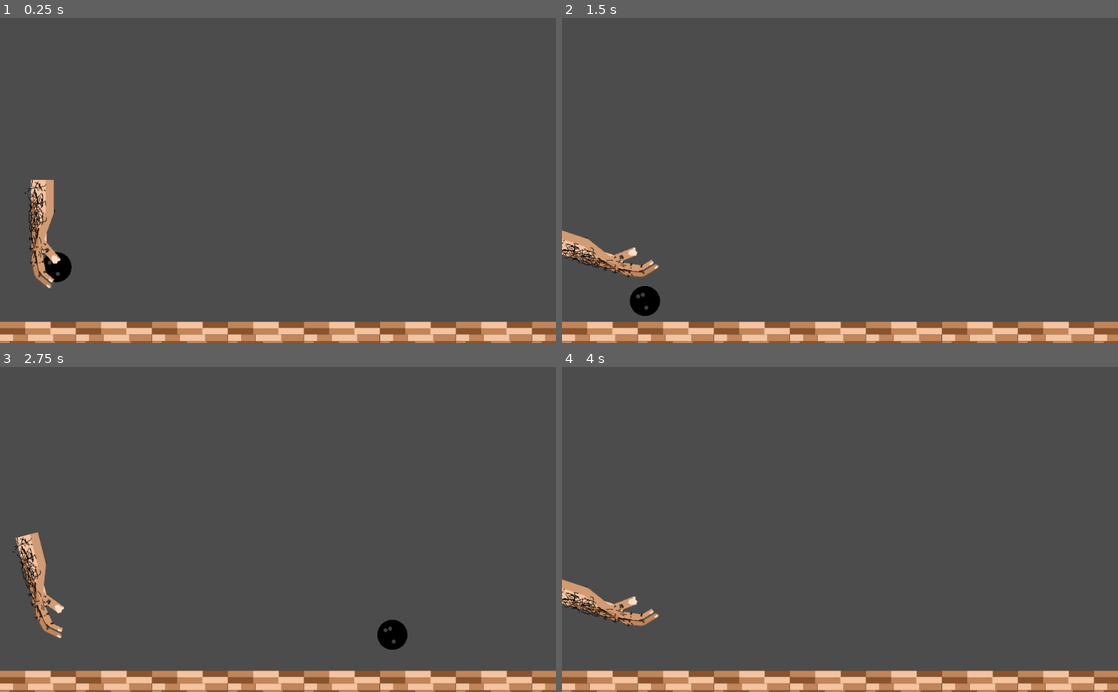
Above: before the commit, frames 1-4 (two rows, left to right).
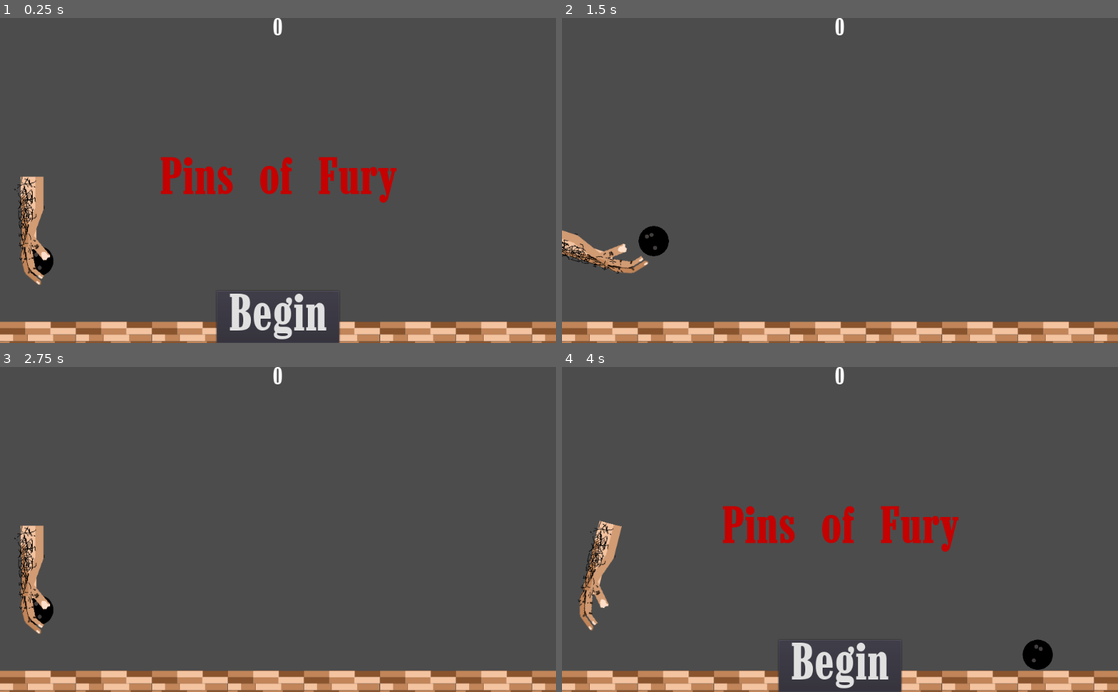
Above: after the commit, the same moments.

Repository: colinthomas-z80/CS315_Project1
Game: Godot game, scene res://Level.tscn
The game is run twice, just before and just after one commit, with the same random seed, the same clock (stepped at 60 frames per second) and the same inputs.
Inputs (mouse positions are in pixels of both pictures, inside the frame that each line leads up to):
- Up to frame 1 (0.25 s): no input
- Up to frame 2 (1.5 s): click (840, 317) at 0.5 s, where only the run after the commit has a clickable "Begin"; hold Right (ui_right) from 1.28 s (still down); tap Space (launch) at 1.35 s
- Up to frame 3 (2.75 s): tap R (r, bound only after the commit) at 1.55 s; release Right (ui_right) at 2 s; click (278, 666) at 2 s, where only the run after the commit has a clickable "Begin"
- Up to frame 4 (4 s): hold Left (ui_left) 2.78-3.53 s; tap R (r, bound only after the commit) at 2.85, 3.8 s; tap Space (launch) at 3.05, 3.6 s; hold Right (ui_right) from 3.53 s (still down)

The runs differ from the first frame. In frame 1, 6.2% of the frame differs, in the area x 2-72%, y 0-100%; in frame 2, 1.7%; in frame 3, 1.9%; in frame 4, 6.6%, in the area x 0-89%, y 0-100%.

Commit message:
add README.md. add text around the screen and more game function

Diff:
--- /dev/null
+++ b/HUD.gd
@@ -0,0 +1,41 @@
+extends CanvasLayer
+
+signal start_game
+
+
+func show_message(text):
+	$Message.text = text
+	$Message.show()
+
+
+func show_game_over():
+	show_message("Pins of Fury")
+	update_score(0)
+	$StartButton.show()
+
+
+func update_score(score):
+	$ScoreLabel.text = str(score)
+
+# Declare member variables here. Examples:
+# var a = 2
+# var b = "text"
+
+
+# Called when the node enters the scene tree for the first time.
+
+
+
+
+# Called every frame. 'delta' is the elapsed time since the previous frame.
+#func _process(delta):
+#	pass
+
+func newGame():
+	show_game_over()
+
+
+func _on_StartButton_pressed():
+	$StartButton.hide()
+	$Message.hide()
+	emit_signal("start_game")
--- /dev/null
+++ b/LaunchedButton.gd
@@ -0,0 +1,16 @@
+extends Button
+
+
+# Declare member variables here. Examples:
+# var a = 2
+# var b = "text"
+
+
+# Called when the node enters the scene tree for the first time.
+func _ready():
+	pass # Replace with function body.
+
+
+# Called every frame. 'delta' is the elapsed time since the previous frame.
+#func _process(delta):
+#	pass
--- /dev/null
+++ b/Level.gd
@@ -0,0 +1,50 @@
+extends Node2D
+
+var inGame = false
+
+# Declare member variables here. Examples:
+# var a = 2
+# var b = "text"
+
+func _process(delta):
+	if Input.is_action_just_pressed("r"):
+		inGame = false
+		$BallRestartMessage.hide()
+		gameOver()
+
+func newGame():
+	$BallRestartMessage.hide()
+	$Arm.start()
+	$Ball.start($BallStartPos.position)
+	inGame = true
+
+func gameOver():
+	$HUD.newGame()
+
+
+# Called when the node enters the scene tree for the first time.
+func _ready():
+	newGame()
+
+
+# Called every frame. 'delta' is the elapsed time since the previous frame.
+#func _process(delta):
+#	pass
+
+
+func _on_HUD_start_game():
+	newGame()
+
+
+func _on_LaunchedButton_pressed():
+	$HUD.startTimer()
+	print("launch pressed")
+
+
+func _on_LaunchedButton_button_down():
+	$HUD.startTimer()
+	print("launch down")
+
+
+func _on_MessageTimer_timeout():
+	$BallRestartMessage.show()
--- a/Level.tscn
+++ b/Level.tscn
@@ -1,8 +1,12 @@
-[gd_scene load_steps=6 format=2]
+[gd_scene load_steps=14 format=2]
 
 [ext_resource path="res://ball.tscn" type="PackedScene" id=1]
 [ext_resource path="res://assets/AlleyFloor.png" type="Texture" id=2]
 [ext_resource path="res://arm.tscn" type="PackedScene" id=3]
+[ext_resource path="res://Level.gd" type="Script" id=4]
+[ext_resource path="res://assets/Marlboro.ttf" type="DynamicFontData" id=5]
+[ext_resource path="res://HUD.gd" type="Script" id=6]
+[ext_resource path="res://MessageTimer.gd" type="Script" id=7]
 
 [sub_resource type="ConvexPolygonShape2D" id=1]
 points = PoolVector2Array( 140, 140, 0, 140, 0, 0, 140, 0 )
@@ -30,10 +34,33 @@
 } ]
 0/z_index = 0
 
+[sub_resource type="DynamicFont" id=3]
+size = 100
+font_data = ExtResource( 5 )
+
+[sub_resource type="DynamicFont" id=4]
+size = 45
+font_data = ExtResource( 5 )
+
+[sub_resource type="DynamicFont" id=5]
+size = 100
+font_data = ExtResource( 5 )
+
+[sub_resource type="DynamicFont" id=6]
+size = 50
+font_data = ExtResource( 5 )
+
 [node name="Level" type="Node2D"]
+script = ExtResource( 4 )
 
-[node name="ball" parent="." instance=ExtResource( 1 )]
-position = Vector2( 104.793, 456.932 )
+[node name="Ball" parent="." instance=ExtResource( 1 )]
+position = Vector2( 168.682, 411.287 )
+gravity_scale = 4.0
+strength = 1000.0
+
+[node name="MessageTimer" type="Timer" parent="Ball"]
+one_shot = true
+script = ExtResource( 7 )
 
 [node name="TileMap" type="TileMap" parent="."]
 tile_set = SubResource( 2 )
@@ -41,5 +68,75 @@
 format = 1
 tile_data = PoolIntArray( 262144, 0, 0, 262145, 0, 0, 262146, 0, 0, 262147, 0, 0, 262148, 0, 0, 262149, 0, 0, 262150, 0, 0, 262151, 0, 0 )
 
-[node name="Node2D" parent="." instance=ExtResource( 3 )]
-position = Vector2( 107.1, 419.378 )
+[node name="Arm" parent="." instance=ExtResource( 3 )]
+position = Vector2( 88.0849, 412.777 )
+
+[node name="BallStartPos" type="Position2D" parent="."]
+position = Vector2( 71.3524, 448.331 )
+
+[node name="HUD" type="CanvasLayer" parent="."]
+script = ExtResource( 6 )
+
+[node name="Message" type="Label" parent="HUD"]
+anchor_left = 0.5
+anchor_top = 0.5
+anchor_right = 0.5
+anchor_bottom = 0.5
+margin_left = -295.5
+margin_top = -72.0
+margin_right = 295.5
+margin_bottom = 72.0
+custom_fonts/font = SubResource( 3 )
+custom_colors/font_color = Color( 0.776471, 0.00784314, 0.00784314, 1 )
+text = "Pins of Fury"
+align = 1
+valign = 1
+__meta__ = {
+"_edit_use_anchors_": false
+}
+
+[node name="ScoreLabel" type="Label" parent="HUD"]
+anchor_left = 0.5
+anchor_right = 0.5
+margin_left = -233.0
+margin_right = 233.0
+margin_bottom = 41.0
+custom_fonts/font = SubResource( 4 )
+text = "0"
+align = 1
+autowrap = true
+__meta__ = {
+"_edit_use_anchors_": false
+}
+
+[node name="StartButton" type="Button" parent="HUD"]
+anchor_left = 0.5
+anchor_top = 1.0
+anchor_right = 0.5
+anchor_bottom = 1.0
+margin_left = -113.0
+margin_top = -96.0
+margin_right = 113.0
+custom_fonts/font = SubResource( 5 )
+text = "Begin"
+__meta__ = {
+"_edit_use_anchors_": false
+}
+
+[node name="BallRestartMessage" type="Label" parent="."]
+anchor_left = 0.5
+anchor_top = 0.5
+anchor_right = 0.5
+anchor_bottom = 0.5
+margin_left = 283.5
+margin_top = 277.5
+margin_right = 740.5
+margin_bottom = 322.5
+custom_fonts/font = SubResource( 6 )
+text = "Press \"R\" to throw again!"
+__meta__ = {
+"_edit_use_anchors_": false
+}
+[connection signal="timeout" from="Ball/MessageTimer" to="." method="_on_MessageTimer_timeout"]
+[connection signal="start_game" from="HUD" to="." method="_on_HUD_start_game"]
+[connection signal="pressed" from="HUD/StartButton" to="HUD" method="_on_StartButton_pressed"]
--- /dev/null
+++ b/MessageTimer.gd
@@ -0,0 +1,15 @@
+extends Timer
+
+
+# Declare member variables here. Examples:
+# var a = 2
+# var b = "text"
+
+
+# Called when the node enters the scene tree for the first time.
+func _ready():
+	pass # Replace with function body.
+
+# Called every frame. 'delta' is the elapsed time since the previous frame.
+#func _process(delta):
+#	pass
--- a/arm.gd
+++ b/arm.gd
@@ -4,15 +4,22 @@
 # Declare member variables here. Examples:
 # var a = 2
 # var b = "text"
+var hasLaunched = false
+
+func start():
+	rotation_degrees = 0
+	hasLaunched = false
 
 func _process(delta):
 	if Input.is_action_just_pressed("launch"):
-		rotate(-1)
-		$Timer.start()
+		if !hasLaunched:
+			rotate(-1)
+			$Timer.start()
+		hasLaunched = true
 	if Input.is_action_just_pressed("ui_left"):
-		rotate(.25)
+		if !hasLaunched : rotate(.25)
 	if Input.is_action_just_pressed("ui_right"):
-		rotate(-.25)
+		if !hasLaunched : rotate(-.25)
 
 
 # Called when the node enters the scene tree for the first time.
--- a/ball.gd
+++ b/ball.gd
@@ -3,15 +3,44 @@
 export var strength : float = 500
 var vectX : float = 1
 var vectY : float = 0
+var hasLaunched = false
+var resetState = false
 
 func _process(delta):
 	if Input.is_action_just_pressed("launch"):
+		mode = MODE_RIGID
+		hasLaunched = true
+		$MessageTimer.start(4)
 		var direction = Vector2(vectX,vectY).normalized()
 		var velocity = direction * strength
 		apply_impulse(Vector2.ZERO,velocity)
 	if Input.is_action_just_pressed("ui_left"):
+		if !hasLaunched : preLaunchLeft()
 		vectX -= .25
-		vectY += .25
+		vectY += .50
 	if Input.is_action_just_pressed("ui_right"):
+		if !hasLaunched : preLaunchRight()
 		vectX += .25
-		vectY -= .25
+		vectY -= .50
+
+func _integrate_forces(state):
+	if resetState:
+		state.transform = Transform2D(0.0,position)
+		resetState = false
+
+func start(pos):
+	resetState = true
+	position = pos
+	mode = MODE_KINEMATIC
+	vectX = 1
+	vectY = 0
+	hasLaunched = false
+
+
+func preLaunchLeft():
+	position.x -= 6
+	position.y += 2
+
+func preLaunchRight():
+	position.x += 6
+	position.y -= 2
--- a/project.godot
+++ b/project.godot
@@ -26,6 +26,11 @@
 "events": [ Object(InputEventKey,"resource_local_to_scene":false,"resource_name":"","device":0,"alt":false,"shift":false,"control":false,"meta":false,"command":false,"pressed":false,"scancode":32,"unicode":0,"echo":false,"script":null)
  ]
 }
+r={
+"deadzone": 0.5,
+"events": [ Object(InputEventKey,"resource_local_to_scene":false,"resource_name":"","device":0,"alt":false,"shift":false,"control":false,"meta":false,"command":false,"pressed":false,"scancode":82,"unicode":0,"echo":false,"script":null)
+ ]
+}
 
 [rendering]
 
--- /dev/null
+++ b/signal.gd
@@ -0,0 +1,17 @@
+extends Node
+
+
+# Declare member variables here. Examples:
+# var a = 2
+# var b = "text"
+func _on_cal_sig():
+	emit_signal("launched")
+
+# Called when the node enters the scene tree for the first time.
+func _ready():
+	pass # Replace with function body.
+
+
+# Called every frame. 'delta' is the elapsed time since the previous frame.
+#func _process(delta):
+#	pass
Binary file added: assets/Marlboro.ttf
Not shown, added: README.md
